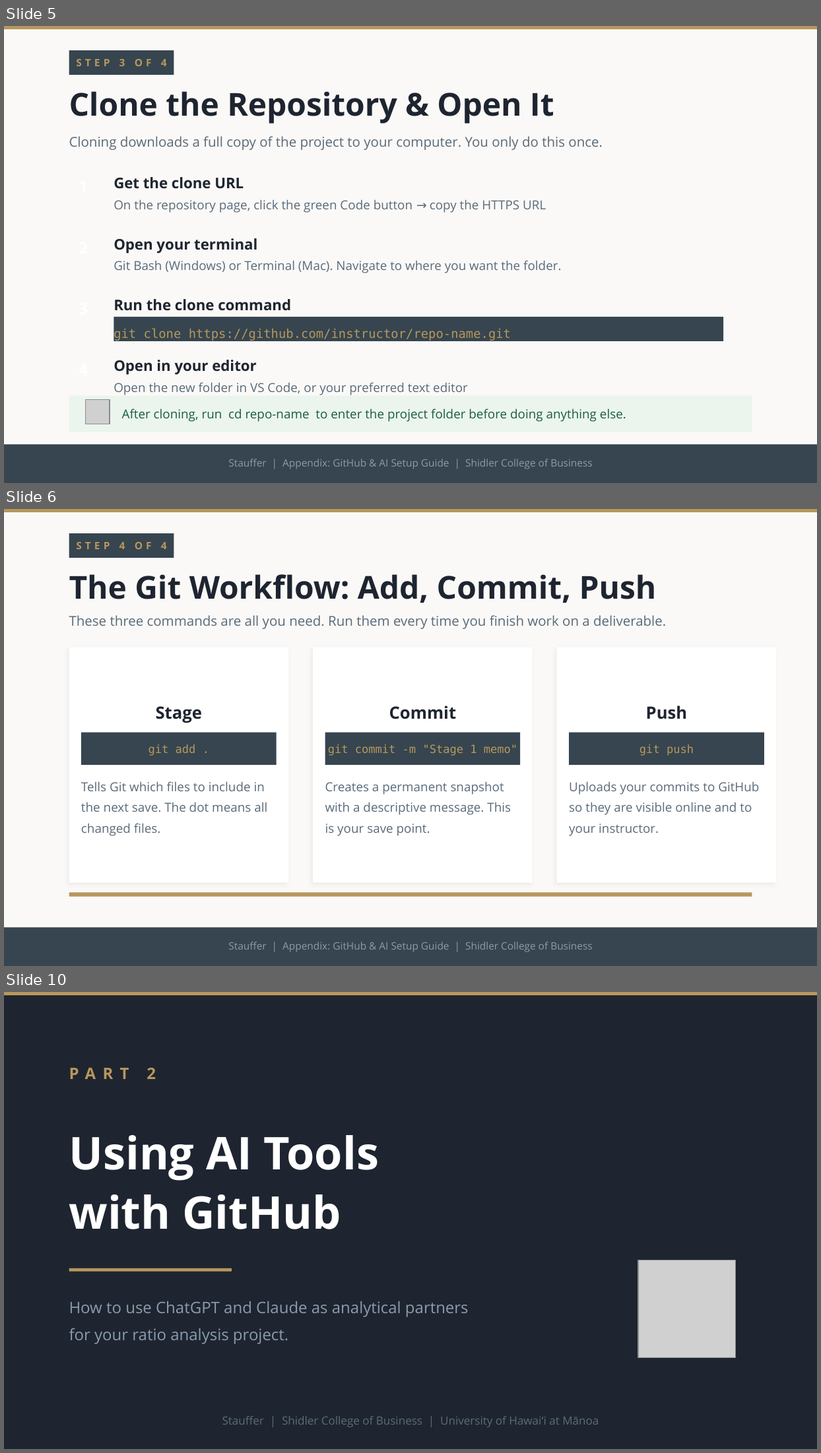
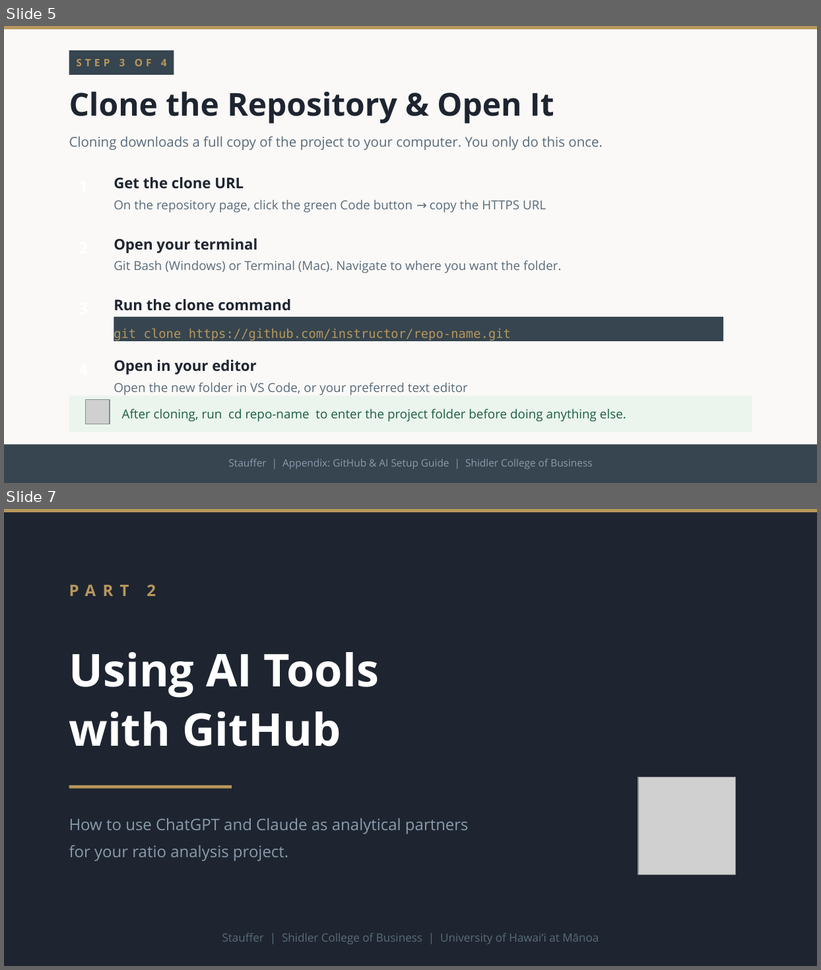
Before and after one commit to adamwstauffer/shidler, a slide deck: docs/presentations/GitHub_AI_Appendix.pptx. Shown one above the other, each under a label of ours: slides 5, 6 and 10 before the commit, slides 5 and 7 after it; the slides between them are not shown. The pictures are 821x1453 and 821x970 pixels, drawn with LibreOffice and Linux fonts; fonts in the diff are those of the drawing; grey boxes stand for pictures. Boxes give left, top, right and bottom in pixels: in the first picture for what was removed or moved away, otherwise in the second. Text is boxed around its words. In the diff, an @@ line names an element or a change of style, - is before the commit and + after.

```diff
--- a/docs/presentations/GitHub_AI_Appendix.pptx
+++ b/docs/presentations/GitHub_AI_Appendix.pptx
@@ slide 6 removed at box(4, 509, 817, 966), background #FAF9F7 @@
@@ rectangle removed at box(4, 509, 817, 512) @@
@@ rectangle removed at box(69, 533, 174, 558) @@
@@ text removed at box(76, 542, 167, 549) @@
-STEP 4 OF 4
@@ text removed at box(69, 574, 657, 603) @@
-The Git Workflow: Add, Commit, Push
@@ text removed at box(69, 615, 666, 629) @@
-These three commands are all you need. Run them every time you finish work on a deliverable.
@@ rectangle removed at box(69, 647, 288, 883) @@
@@ rectangle removed at box(313, 647, 533, 883) @@
@@ rectangle removed at box(557, 647, 776, 883) @@
@@ text removed at box(156, 706, 202, 723) @@
-Stage
@@ text removed at box(389, 706, 457, 720) @@
-Commit
@@ text removed at box(646, 706, 688, 720) @@
-Push
@@ rectangle removed at box(81, 733, 277, 765) @@
-git add .
@@ rectangle removed at box(325, 733, 520, 765) @@
-git commit -m "Stage 1 memo"
@@ rectangle removed at box(569, 733, 764, 765) @@
-git push
@@ text removed at box(81, 782, 267, 836) @@
-Tells Git which files to include in the next save. The dot means all changed files.
@@ text removed at box(325, 782, 511, 836) @@
-Creates a permanent snapshot with a descriptive message. This is your save point.
@@ text removed at box(569, 782, 759, 836) @@
-Uploads your commits to GitHub so they are visible online and to your instructor.
@@ rectangle removed at box(69, 893, 752, 897) @@
@@ rectangle removed at box(4, 927, 817, 966) @@
@@ text removed at box(228, 942, 593, 953) @@
-Stauffer | Appendix: GitHub & AI Setup Guide | Shidler College of Business
@@ what was slide 10 is now slide 7 @@
```
Also in this commit, not shown: 1 slide added, 4 other slides removed, 6 other files.
